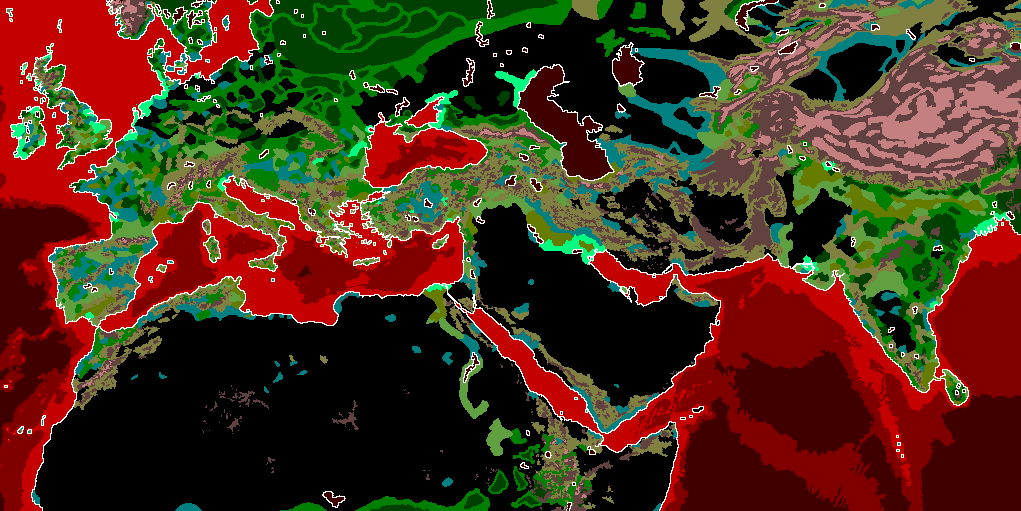
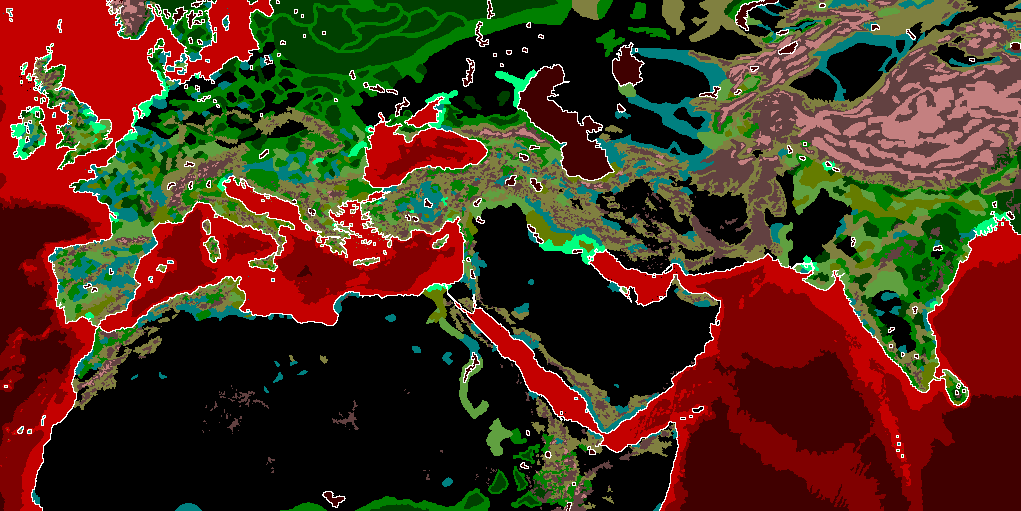
Comparing the layer stacks of the two 1021 × 511 images. Changes:
painted on "map_ground_types" over (140, 161, 216, 216)
